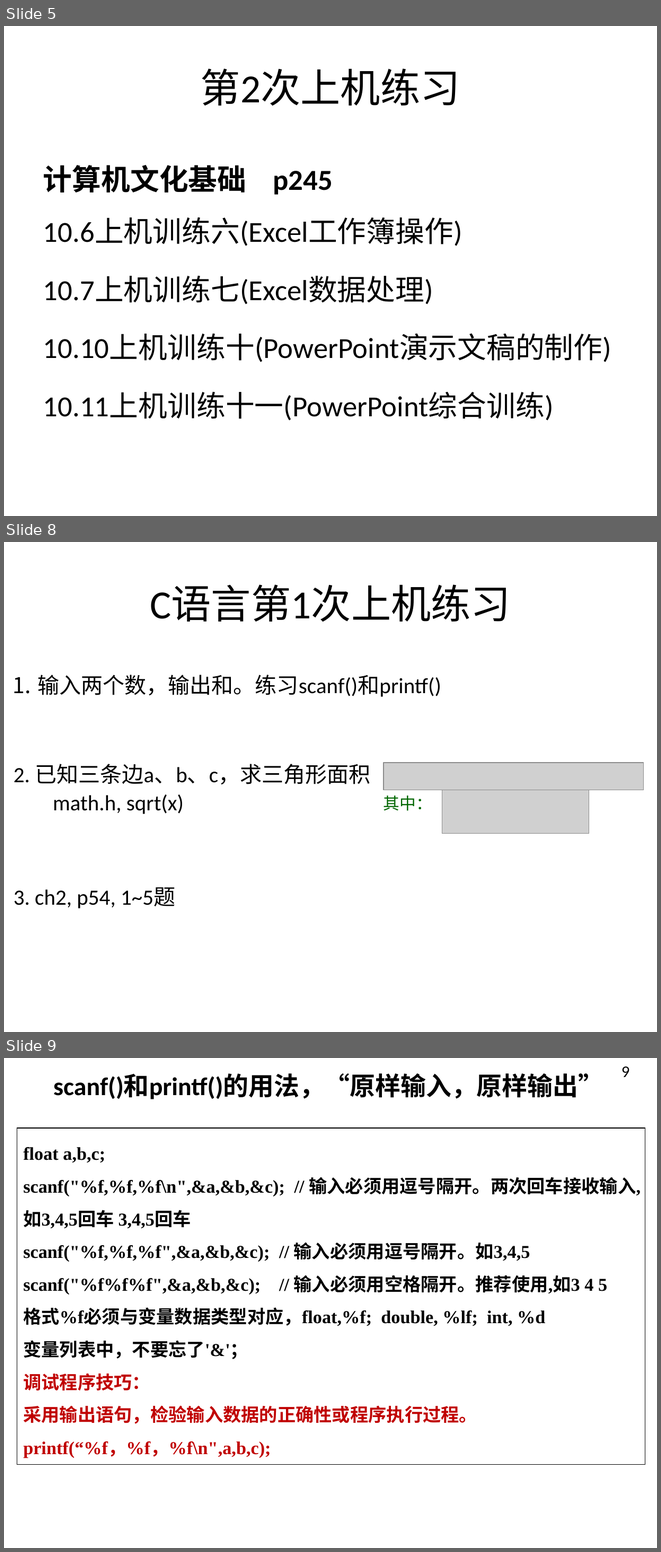
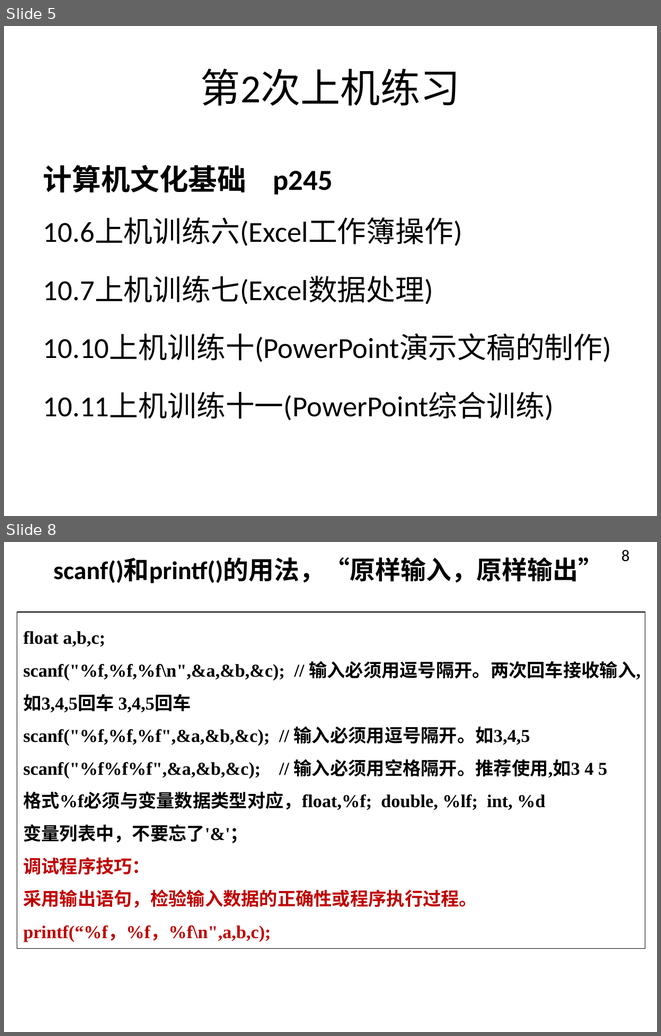
Before and after one commit to jtrfid/C-Repositories, a slide deck: 2016/上机安排.pptx. Shown one above the other, each under a label of ours: slides 5, 8 and 9 before the commit, slides 5 and 8 after it; the slides between them are not shown. The pictures are 661x1552 and 661x1036 pixels, drawn with LibreOffice and Linux fonts; fonts in the diff are those of the drawing; grey boxes stand for pictures. Boxes give left, top, right and bottom in pixels: in the first picture for what was removed or moved away, otherwise in the second. Text is boxed around its words. In the diff, an @@ line names an element or a change of style, - is before the commit and + after.

Commit message:
修订上机安排

```diff
--- a/2016/上机安排.pptx
+++ b/2016/上机安排.pptx
@@ slide 8 removed at [4,542,657,1032], background #FFFFFF @@
@@ title removed at [150,585,511,622] @@
-C语言第1次上机练习
@@ text removed at [37,674,441,697] @@
-1. 输入两个数，输出和。练习scanf()和printf()
@@ text removed at [14,764,371,814] @@
-2. 已知三条边a、b、c，求三角形面积
-math.h, sqrt(x)
@@ picture removed at [383,762,643,790] @@
@@ text removed at [383,795,432,811] @@
-其中：
@@ picture removed at [442,790,589,833] @@
@@ text removed at [14,887,175,908] @@
-3. ch2, p54, 1~5题
@@ what was slide 9 is now slide 8 @@
@@ page number at [621,550,630,562]: text changed @@
-9
+8
```
Also in this commit, not shown: 2 slides changed, 1 slide added, 1 other slide removed, 1 other file.
